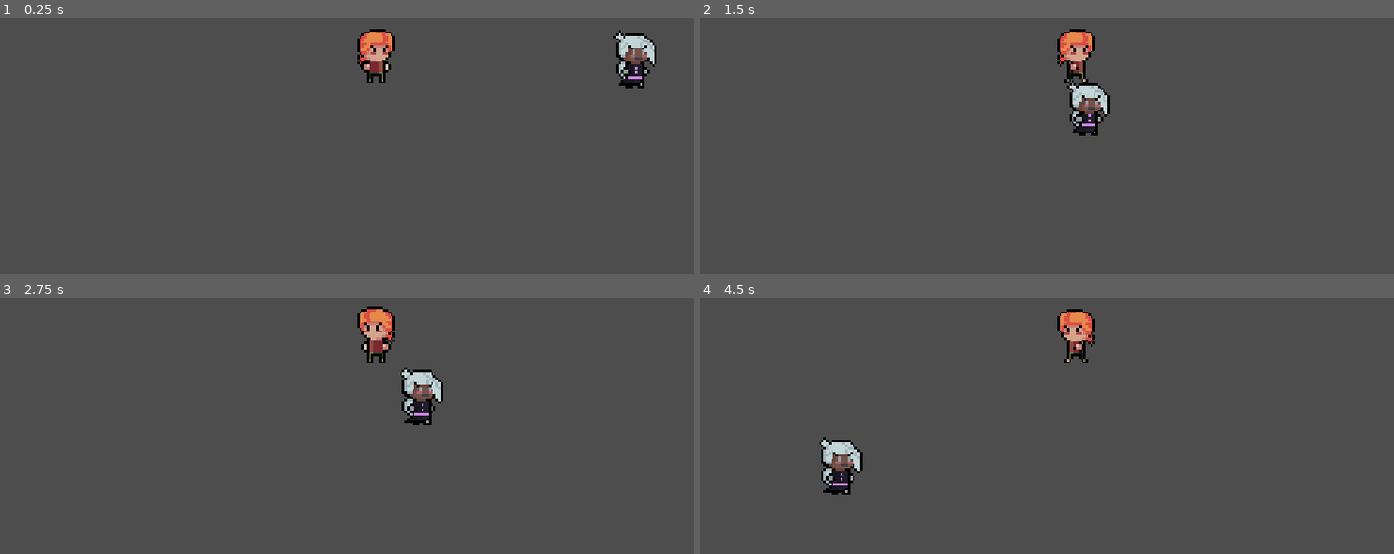
Above: before the commit, frames 1-4 (two rows, left to right).
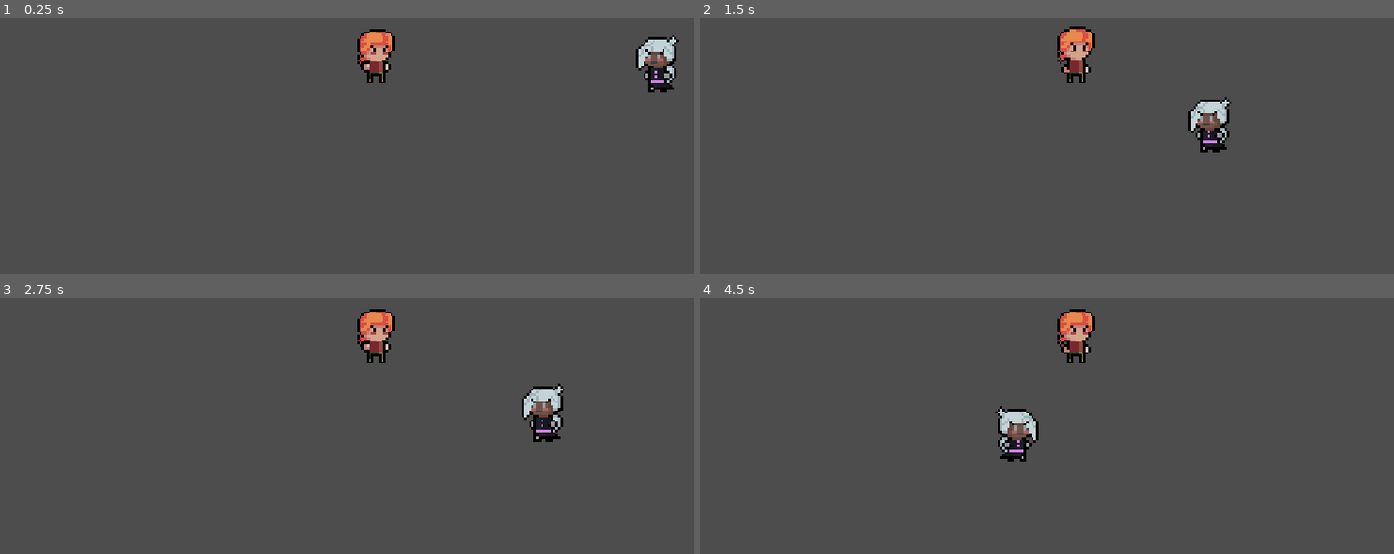
Above: after the commit, the same moments.

Repository: corralwars/CorralWars
Game: Godot game, scene res://scenes/locations/neighborhood.tscn
Two runs of this game, one before a commit and one after it. Both use one fixed random seed, a clock stepped at 60 frames per second and the inputs below. The project has no main scene, so this scene is started directly.
Inputs:
- Up to frame 1 (0.25 s): no input
- Up to frame 2 (1.5 s): hold Right (ui_right) from 0.53 s (still down); tap Up (ui_up) at 0.77 s
- Up to frame 3 (2.75 s): tap Up (ui_up) at 1.52 s; release Right (ui_right) at 2.03 s; hold Left (ui_left) from 2.03 s (still down)
- Up to frame 4 (4.5 s): release Left (ui_left) at 2.78 s; hold Right (ui_right) 2.78-4.28 s; tap Up (ui_up) at 3.02, 3.77 s; hold Left (ui_left) from 4.28 s (still down)

The runs differ from the first frame. In frame 1, 1.6% of the frame differs, in the area x 88-98%, y 4-30%; in frame 2, 2.3%; in frame 3, 2.5%, in the area x 51-82%, y 3-57%; in frame 4, 2.4%.
Error after the commit: Cannot call method 'play' on a null value. (res://scripts/characters/player.gd:68)

Commit message:
make algorithm with open-world movement for neighboords and pets

Diff:
--- /dev/null
+++ b/scripts/characters/bear_pet.gd
@@ -0,0 +1 @@
+extends PetBase
--- a/scripts/characters/neighboords/NeighboordBase.gd
+++ b/scripts/characters/neighboords/NeighboordBase.gd
@@ -6,9 +6,9 @@
 @export var JUMP_SPEED: float = -450.0
 @export var MAX_LIFE: int = 5000
 
+
 @export_category("Top View Movement")
-@export var MOVE_AREA_MIN: Vector2 = Vector2(100, 100)
-@export var MOVE_AREA_MAX: Vector2 = Vector2(1000, 600)
+@export var MOVE_AREA_SIZE: Vector2 = Vector2(300, 200)
 
 @export var MIN_MOVE_DISTANCE: float = 50.0
 @export var MAX_MOVE_DISTANCE: float = 150.0
@@ -18,17 +18,22 @@
 
 @export var MIN_IDLE_TIME: float = 1.0
 @export var MAX_IDLE_TIME: float = 3.0
+
 @export var MIN_DISTANCE_TO_TARGET: float = 5.0
-
-
 @export_category("References")
 @export var animatedSprite: AnimatedSprite2D
 
 
 var player: CharacterBody2D
+
 var is_fight_scene: bool = false
+var starting_position: Vector2
+
+var move_area_min: Vector2
+var move_area_max: Vector2
 
 var movement_target: Vector2
+
 var movement_timer: float = 0.0
 
 var is_moving: bool = false
@@ -37,17 +42,18 @@
 func _ready() -> void:
 
 	player = get_tree().get_first_node_in_group("Player")
-
 	var current_scene_path := get_tree().current_scene.scene_file_path
 
 	if current_scene_path.get_file().begins_with("Fight"):
 		is_fight_scene = true
+
 	else:
-		_start_moving()
+		is_fight_scene = false
+		starting_position = position
+		_calculate_move_area()
 
 
 func get_player_direction() -> int:
-
 	if player == null:
 		return 0
 
@@ -56,21 +62,16 @@
 
 	if player.global_position.x < global_position.x:
 		return -1
-
 	return 0
 
 
 func _physics_process(delta: float) -> void:
-
 	if player == null:
 		return
-
 	if is_fight_scene:
 		_physics_process_fight(delta)
 	else:
 		_physics_process_top_view(delta)
-
-
 func _physics_process_fight(delta: float) -> void:
 	if animatedSprite:
 		animatedSprite.flip_h = get_player_direction() < 0
@@ -78,40 +79,53 @@
 
 func _physics_process_top_view(delta: float) -> void:
 	movement_timer -= delta
-
 	if not is_moving:
-
 		velocity = Vector2.ZERO
 		move_and_slide()
-
+		_update_idle_animation()
 		if movement_timer <= 0.0:
 			_start_moving()
-
 		return
 
+	var direction := position.direction_to(movement_target)
+	velocity = direction * SPEED
+	move_and_slide()
+	_update_movement_animation_top_view(direction)
 
-	var direction := global_position.direction_to(movement_target)
+	if position.distance_to(movement_target) <= MIN_DISTANCE_TO_TARGET:
+		_start_idle()
+		return
 
-	velocity = direction * SPEED
-
-	move_and_slide()
-
-	if global_position.distance_to(movement_target) <= MIN_DISTANCE_TO_TARGET:
-
+	if movement_timer <= 0.0:
 		_start_idle()
 
+func _calculate_move_area() -> void:
+	move_area_min = starting_position - (MOVE_AREA_SIZE / 2.0)
+	move_area_max = starting_position + (MOVE_AREA_SIZE / 2.0)
+
+func _update_movement_animation_top_view(direction: Vector2) -> void:
+	if animatedSprite == null:
+		return
+	if abs(direction.x) > abs(direction.y):
+		animatedSprite.play("Walk_Front")
+		animatedSprite.flip_h = direction.x < 0.0
+	else:
+		if direction.y < 0.0:
+			animatedSprite.play("Walk_Up")
+		else:
+			animatedSprite.play("Walk_Down")
+
+func _update_idle_animation() -> void:
+	if animatedSprite == null:
+		return
+	if player == null:
 		return
 
-
-	if movement_timer <= 0.0:
-
-		_start_idle()
-
+	animatedSprite.play("Idle")
+	animatedSprite.flip_h = get_player_direction() < 0
 
 func _start_moving() -> void:
-
 	is_moving = true
-
 	_choose_random_target()
 
 	movement_timer = randf_range(
@@ -119,11 +133,9 @@
 		MAX_MOVE_TIME
 	)
 
-
 func _start_idle() -> void:
 
 	is_moving = false
-
 	velocity = Vector2.ZERO
 
 	movement_timer = randf_range(
@@ -131,9 +143,7 @@
 		MAX_IDLE_TIME
 	)
 
-
 func _choose_random_target() -> void:
-
 	var angle := randf_range(
 		0.0,
 		TAU
@@ -149,16 +159,16 @@
 		sin(angle)
 	) * distance
 
-	movement_target = global_position + offset
+	movement_target = position + offset
 
 	movement_target.x = clamp(
 		movement_target.x,
-		MOVE_AREA_MIN.x,
-		MOVE_AREA_MAX.x
+		move_area_min.x,
+		move_area_max.x
 	)
 
 	movement_target.y = clamp(
 		movement_target.y,
-		MOVE_AREA_MIN.y,
-		MOVE_AREA_MAX.y
+		move_area_min.y,
+		move_area_max.y
 	)
--- /dev/null
+++ b/scripts/characters/petBase.gd
@@ -0,0 +1,98 @@
+class_name PetBase extends CharacterBody2D
+
+@export_category("Target")
+@export var GROUP_FOLLOW: String = ""
+@export var COLLISION: CollisionObject2D
+
+@export_category("Movement Delay")
+@export var MOVEMENT_DELAY: float = 1.0
+
+@export_category("References")
+@export var animatedSprite: AnimatedSprite2D
+@export var IsInUse:bool
+
+var is_fight_scene:bool;
+
+var target: CharacterBody2D = null
+var movement_history: Array[Dictionary] = []
+var elapsed_time: float = 0.0
+
+
+func _ready() -> void:
+	target = get_tree().get_first_node_in_group(GROUP_FOLLOW) as CharacterBody2D
+	is_fight_scene = get_tree().current_scene.scene_file_path.get_file().get_basename().begins_with("Fight")
+
+
+func _physics_process(delta: float) -> void:
+	if target == null:
+		return
+
+	if is_fight_scene:
+		pass
+	else:
+		_physics_process_top_view(delta)
+
+
+func _physics_process_top_view(delta: float) -> void:
+
+	elapsed_time += delta
+	movement_history.append({
+		"time": elapsed_time,
+		"velocity": target.velocity
+	})
+
+	var delayed_time: float = elapsed_time - MOVEMENT_DELAY
+	if delayed_time <= 0.0:
+		velocity = Vector2.ZERO
+		move_and_slide()
+		_update_animation(velocity)
+		return
+
+	var delayed_velocity: Vector2 = _get_delayed_velocity(delayed_time)
+	velocity = delayed_velocity
+
+	move_and_slide()
+	_update_animation(velocity)
+
+
+func _get_delayed_velocity(target_time: float) -> Vector2:
+
+	if movement_history.is_empty():
+		return Vector2.ZERO
+
+	var oldest_entry: Dictionary = movement_history[0]
+
+	if float(oldest_entry["time"]) > target_time:
+		return Vector2.ZERO
+
+	var delayed_velocity: Vector2 = Vector2.ZERO
+
+	for i in range(movement_history.size() - 1, -1, -1):
+		var entry: Dictionary = movement_history[i]
+		var entry_time: float = float(entry["time"])
+
+		if entry_time <= target_time:
+			delayed_velocity = entry["velocity"] as Vector2
+			break
+	return delayed_velocity
+
+func _update_animation(movement_velocity: Vector2) -> void:
+	if animatedSprite == null:
+		return
+
+	if movement_velocity.is_zero_approx():
+		animatedSprite.play("Idle")
+		return
+
+	if abs(movement_velocity.x) > abs(movement_velocity.y):
+		animatedSprite.play("Walk_Front")
+		animatedSprite.flip_h = movement_velocity.x < 0.0
+		return
+
+	if movement_velocity.y < 0.0:
+		animatedSprite.play("Walk_Up")
+		return
+
+	if movement_velocity.y > 0.0:
+		animatedSprite.play("Walk_Down")
+		return
--- a/scripts/characters/player.gd
+++ b/scripts/characters/player.gd
@@ -1,8 +1,9 @@
-extends CharacterBody2D
+class_name Player extends CharacterBody2D
 
-const SPEED = 300.0
-const JUMP_VELOCITY = -400.0
-const TOP_VIEW_SPEED = 300.0
+@export var SPEED = 300.0
+@export var JUMP_VELOCITY = -400.0
+@export var TOP_VIEW_SPEED = 300.0
+@export var animatedSprite2D:AnimatedSprite2D
 
 var is_fight_scene := false
 
@@ -40,14 +41,14 @@
 
 	if not is_on_floor():
 		if velocity.y < 0:
-			$AnimatedSprite2D.play("Jump")
+			animatedSprite2D.play("Jump")
 		else:
-			$AnimatedSprite2D.play("Fall")
+			animatedSprite2D.play("Fall")
 	else:
 		if direction != 0:
-			$AnimatedSprite2D.play("Walk_Front")
+			animatedSprite2D.play("Walk_Front")
 		else:
-			$AnimatedSprite2D.play("Idle")
+			animatedSprite2D.play("Idle")
 
 
 func _physics_process_top_view(delta: float) -> void:
@@ -56,10 +57,12 @@
 
 	move_and_slide()
 
-	if direction.y != 0:
-		$AnimatedSprite2D.play("Walk_Up")
+	if direction.y > 0:
+		animatedSprite2D.play("Walk_Down")
+	elif direction.y < 0:
+		animatedSprite2D.play("Walk_Up")
 	elif direction.x != 0:
-		$AnimatedSprite2D.flip_h = direction.x < 0
-		$AnimatedSprite2D.play("Walk_Front")
+		animatedSprite2D.play("Walk_Front")
+		animatedSprite2D.flip_h = direction.x < 0
 	else:
-		$AnimatedSprite2D.play("Idle")
+		animatedSprite2D.play("Idle")
Not shown, added: scripts/characters/bear_pet.gd.uid
Not shown, added: scripts/characters/petBase.gd.uid
